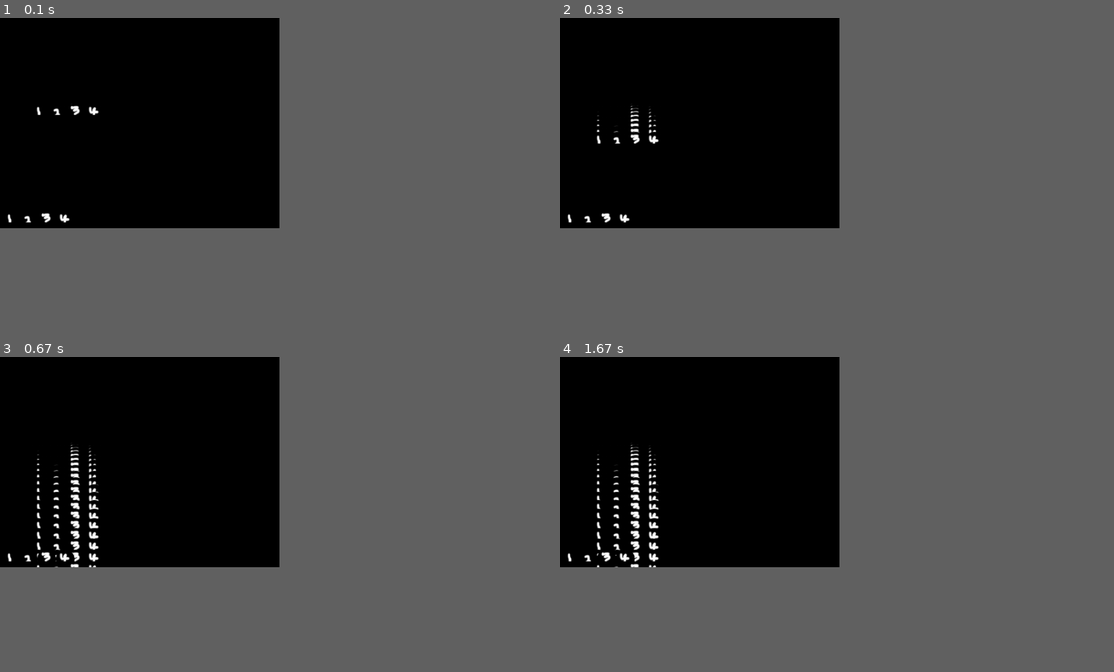
Above: before the commit, frames 1-4 (two rows, left to right).
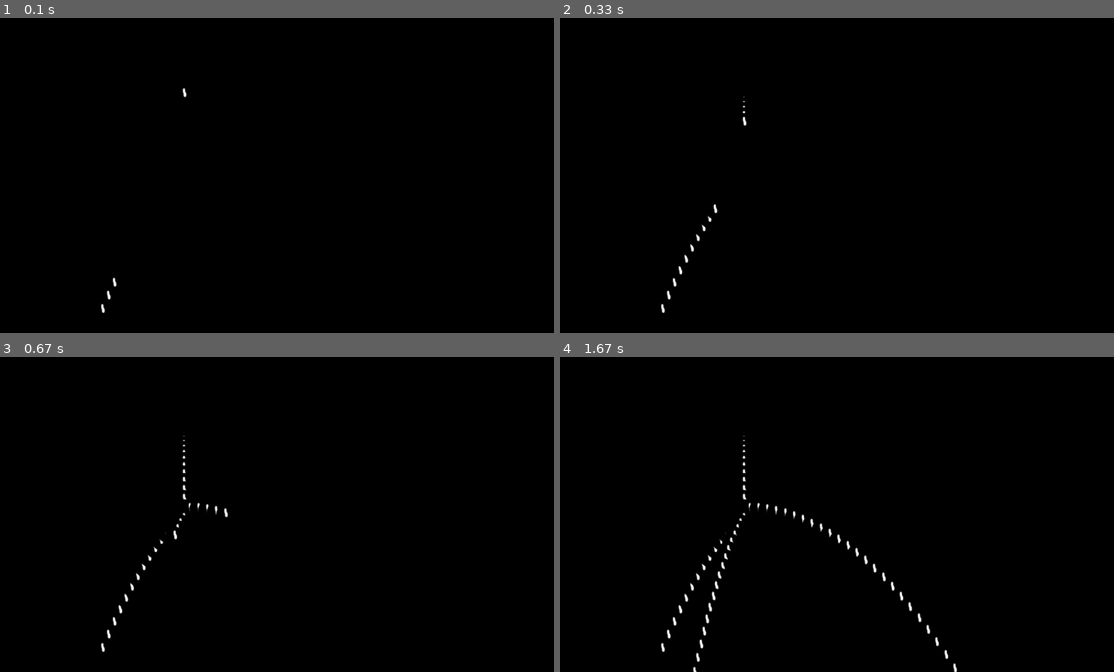
Above: after the commit, the same moments.

Repository: Firedan1176/Pygame-Platformer
Game: pygame game, started from game.py
Two runs of this game, one before a commit and one after it. Both use one fixed random seed, a clock stepped at 60 frames per second and the inputs below.
Inputs:
- Up to frame 1 (0.1 s): no input
- Up to frame 2 (0.33 s): no input
- Up to frame 3 (0.67 s): no input
- Up to frame 4 (1.67 s): no input
The window is 454x341 before the commit and 900x511 after it. Grey fills any space a smaller window leaves; there, only what the larger window draws over its background counts as a difference.

The runs differ from the first frame. In frame 1, 0.3% of the frame differs, in the area x 1-34%, y 22-94%; in frame 2, 0.5%; in frame 3, 1.4%; in frame 4, 1.8%, in the area x 1-72%, y 24-100%.

Commit message:
Physics and unified object hierarchy
Added basic physics with demo test scene, and objects are grouped into one list. The function getObjectsOfType has optional parameter to get a sublist that contains only elements that have a matching class or base class

Diff:
--- a/game.py
+++ b/game.py
@@ -8,34 +8,32 @@
 
 pygame.init()
 
-display = pygame.display.set_mode((480, 360))
+display = pygame.display.set_mode((950, 540))
 pygame.display.set_caption("Pygame Project")
 
 clock = pygame.time.Clock()
 
 
 class testScene:
-    def move(self, args):
-        self.player.velocity = args[0][0]
 
     def __init__(self):
         test_sprite_surf = pygame.image.load("test_spritesheet.png").convert_alpha()
 
-        self.floor = Entity()
-        self.floor.position = Vector2(0, 10)
-        self.floor.scale = Vector2(480, 20)
-        self.floor.spritesheet_surf = test_sprite_surf
-        self.floor.addSprite(pygame.Rect(0, 0, self.floor.scale.x, self.floor.scale.y))
 
-        self.player = Entity()
-        self.player.static = False
-        self.player.position = Vector2(50, 200)
-        self.player.scale = Vector2(64, 64)
-        self.player.spritesheet_surf = test_sprite_surf
-        self.player.addSprite(pygame.Rect(64, 0, self.player.scale.x, self.player.scale.y))
+        self.a = Entity()
+        self.a.static = False
+        self.a.position = Vector2(300, 400)
+        self.a.scale = Vector2(32, 32)
+        self.a.spritesheet_surf = test_sprite_surf
+        self.a.addSprite(pygame.Rect(0, 0, self.a.scale.x, self.a.scale.y))
 
-        move_r_start = inputcontrol.createInput("move", K_RIGHT, KEYDOWN, self.move, Vector2(1, 0))
-        move_r_stop = inputcontrol.createInput("move", K_RIGHT, KEYUP, self.move, Vector2(0, 0))
+        self.b = Entity()
+        self.b.static = False
+        self.b.position = Vector2(150, 0)
+        self.b.velocity = Vector2(10, 25)
+        self.b.scale = Vector2(32, 32)
+        self.b.spritesheet_surf = test_sprite_surf
+        self.b.addSprite(pygame.Rect(32, 0, self.b.scale.x, self.b.scale.y))
 
 testScene()
 
@@ -49,7 +47,7 @@
 
         #Uber awesome event key processing
         elif event.type == KEYDOWN or event.type == KEYUP:
-            inputcontrol.evaluate(event)
+            self.b.evaluate(event)
 
     objects.solvePhysics()
     objects.draw(display)
--- a/objects.py
+++ b/objects.py
@@ -1,13 +1,7 @@
 from pygame.math import Vector2
 import physics
 
-scene_objects = []
-
-#TODO: This should be done from loading a scene?
 scene_gameobjects = []
-scene_entities = []
-scene_objects.append(scene_gameobjects)
-scene_objects.append(scene_entities)
 
 class GameObject:
     spritesheet_surf = None
@@ -15,10 +9,12 @@
     sprite_index = 0
 
     def __init__(self, position = Vector2(0, 0), scale = Vector2(1, 1), rotation = 0):
+        scene_gameobjects.append(self)
+        #self.id = len(scene_gameobjects) #Do something different than this
         self.position = position
         self.scale = scale
         self.rotation = rotation
-        if type(self) == GameObject: scene_gameobjects.append(self)
+
 
     def addSprite(self, rectangle):
         self.spritesheet.append(rectangle)
@@ -26,27 +22,26 @@
 class Entity(GameObject):
     def __init__(self):
         GameObject.__init__(self)
-        global scene_entities
-        scene_entities.append(self)
-
         self.static = True
         self.collisions = True
         self.velocity = Vector2(0, 0)
         self.mass = 1
         self.restitution = 0.2 #debug test value
 
-def getAllObjects():
-    return [item for sublist in scene_objects for item in sublist]
+#Returns sublist of scene_gameobjects where each item is the same class as classType or its base class(es)
+def getObjectsOfType(classType = GameObject):
+    return [item for item in scene_gameobjects if item.__class__ == classType or classType in item.__class__.__bases__]
 
 def destroy(go):
     scene_gameobjects.remove(go)
+    del go
 
 #Initiates physics solving
 def solvePhysics():
-    physics.solve(scene_entities)
+    physics.solve(getObjectsOfType(Entity))
 
 #Draws objects.
 def draw(display):
-    for obj in getAllObjects():
+    for obj in getObjectsOfType(GameObject):
         if obj.spritesheet_surf and obj.spritesheet and len(obj.spritesheet) > 0:
             display.blit(obj.spritesheet_surf, (obj.position[0], display.get_height() - obj.position[1] - obj.spritesheet[obj.sprite_index].height), obj.spritesheet[obj.sprite_index])
--- a/physics.py
+++ b/physics.py
@@ -14,11 +14,10 @@
 def resolveCollision(a, b):
     rv = b.velocity - a.velocity
     normal = Vector2((b.position.x - a.position.x), -(b.position.y - a.position.y))
+    normal = normal.normalize()
     velAlongNormal = Vector2.dot(rv, normal)
 
-    if velAlongNormal > 0:
-        print("velAlongNormal > 0")
-        return
+    if velAlongNormal > 0: return
 
     e = min(a.restitution, b.restitution)
     j = -(1 + e) * velAlongNormal
@@ -26,11 +25,8 @@
 
     impulse = j * normal
 
-    print(rv, normal, velAlongNormal, e, j, impulse)
-
     a.velocity -= 1 / a.mass * impulse
     b.velocity += 1 / b.mass * impulse
-
 
 gravity = Vector2(0, -1)
 
